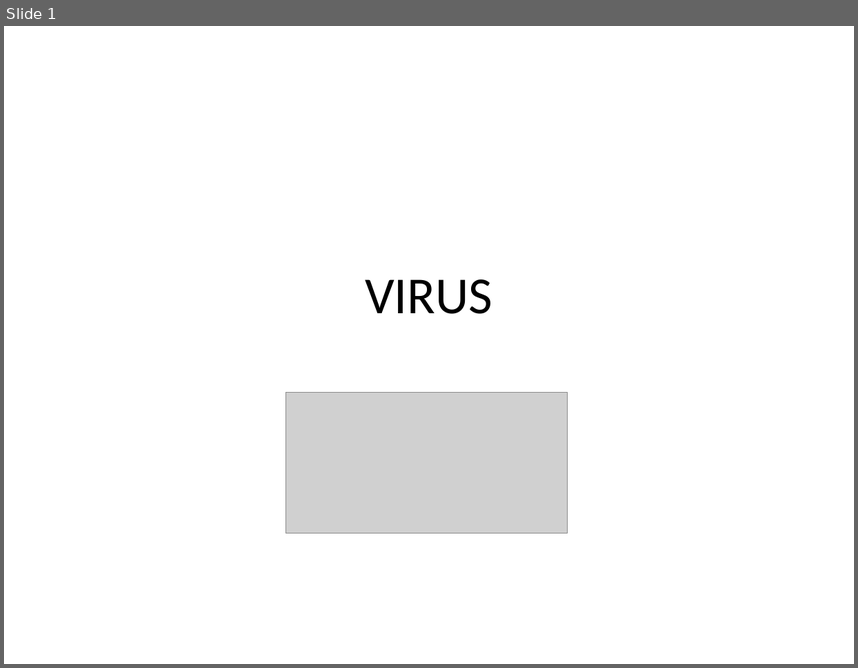
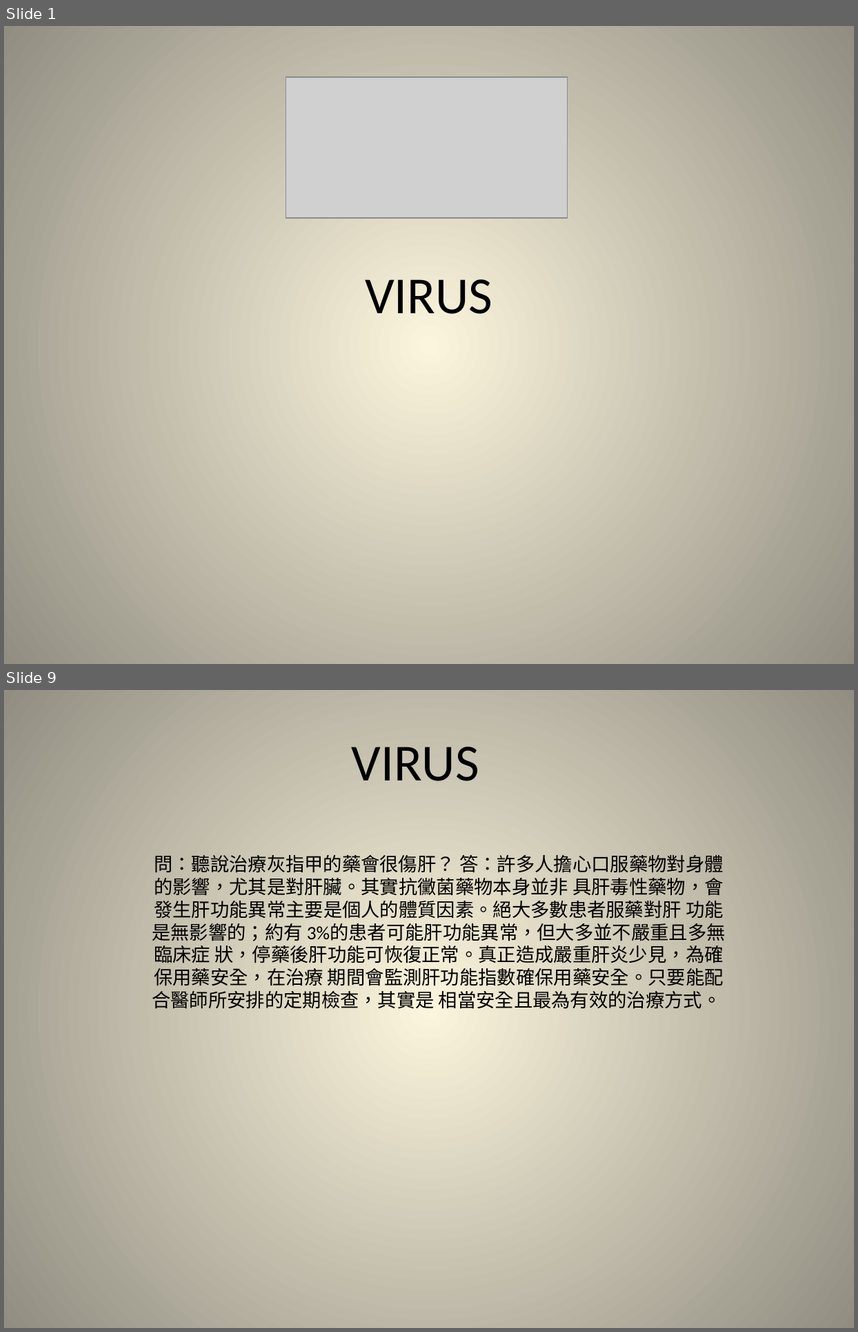
Before and after one commit to kevinlee584/ppt, a slide deck: virus.pptx. Shown one above the other, each under a label of ours: slide 1 before the commit, slides 1 and 9 after it; the slides between them are not shown. The pictures are 858x668 and 858x1332 pixels, drawn with LibreOffice and Linux fonts; fonts in the diff are those of the drawing; grey boxes stand for pictures. Boxes give left, top, right and bottom in pixels: in the first picture for what was removed or moved away, otherwise in the second. Text is boxed around its words. In the diff, an @@ line names an element or a change of style, - is before the commit and + after.

```diff
--- a/virus.pptx
+++ b/virus.pptx
@@ slide 9 added at [4,690,854,1328], background gradient #FCF7DD to #918E81 @@
@@ title added at [351,747,479,781], 44 pt, text #000000 @@
+VIRUS
@@ subtitle added at [152,855,726,1012], 16 pt, text #000000 @@
+問：聽說治療灰指甲的藥會很傷肝？ 答：許多人擔心口服藥物對身體的影響，尤其是對肝臟。其實抗黴菌藥物本身並非 具肝毒性藥物，會發生肝功能異常主要是個人的體質因素。絕大多數患者服藥對肝 功能是無影響的；約有 3%的患者可能肝功能異常，但大多並不嚴重且多無臨床症 狀，停藥後肝功能可恢復正常。真正造成嚴重肝炎少見，為確保用藥安全，在治療 期間會監測肝功能指數確保用藥安全。只要能配合醫師所安排的定期檢查，其實是 相當安全且最為有效的治療方式。
@@ slide 1 changed as well @@
@@ background #FFFFFF to gradient #FCF7DD to #918E81 @@
@@ picture: place and size @@
-picture at [286,392,567,534]
+picture at [286,77,567,218]
```
Also in this commit, not shown: 12 other slides added.
